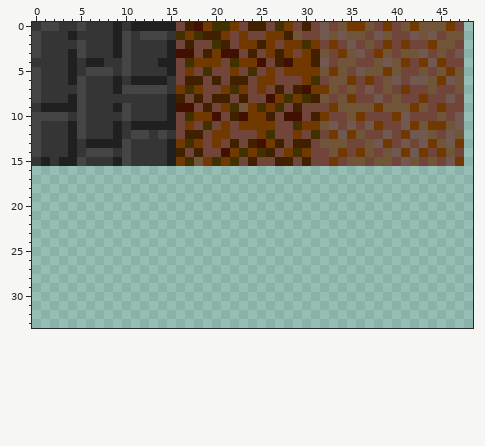
Two states of a sprite sheet, sample game/floor.png. The picture above was drawn from the file before the commit.
The file is 192x80 pixels. Colours within 5 levels of each other are drawn and written as one. Shown: x 0..48, y 0..33.
Now the later version:
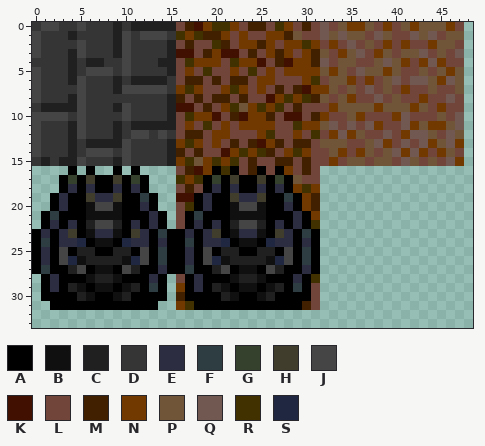
Palette (. is transparent): A #000000  B #101010  C #202020  D #353535  E #2d2d41  F #2d3d41  G #35412d  H #413d2d  J #454545  K #411000  L #714539  M #412000  N #713900  P #715539  Q #715951  R #413100  S #202841
Changes in this commit:
@@ x 0..33 @@
 15 DCDCCJDDDCJDDDDCNRPNRNRLMLLMMLMLLN
-16 ..................................
-17 ..................................
-18 ..................................
-19 ..................................
-20 ..................................
-21 ..................................
-22 ..................................
-23 ..................................
-24 ..................................
-25 ..................................
-26 ..................................
-27 ..................................
-28 ..................................
-29 ..................................
-30 ..................................
-31 ..................................
+16 ....A.A..A.A....LMKNARALMALANLML..
+17 ...AGAHAAHAGA...RNRAGAHAAHAGAPLL..
+18 ...AEAEAAEAEA...LMLAEAEAAEAEANRN..
+19 ..AEAAHEEHAAFA..KKAEAAHEEHAAFANM..
+20 ..AEAABJJBAAEA..LRAEAABJJBAAEANM..
+21 .AFAAABBBBAAAEA.LAFAAABBBBAAAEAN..
+22 .AEAEACJJCAEAEA.LAEAEACJJCAEAEAR..
+23 AEAEHABEEBAHEAFAAEAEHABEEBAHEAFA..
+24 AFAEESABBASEEAEAAFAEESABBASEEAEA..
+25 AEAJACCAACCAJAFAAEAJACCAACCAJAFA..
+26 AEAJSBCCCCBSJAFAAEAJSBCCCCBSJAFA..
+27 AFAACJABBAJCAAEAAFAACJABBAJCAAEA..
+28 .AEAAABCCBAAAEA.LAEAAABCCBAAAEAR..
+29 .AEACBABBABCAFA.NAEACBABBABCAFAL..
+30 .AAAACBAABCAAAA.MAAAACBAABCAAAAL..
+31 ..AAAAAAAAAAAA..NRAAAAAAAAAAAAML..
 32 ..................................
Boxes around the changes in both pictures, in picture pixels (x1, y1, x2, y2):
added: (32, 166, 320, 310)
